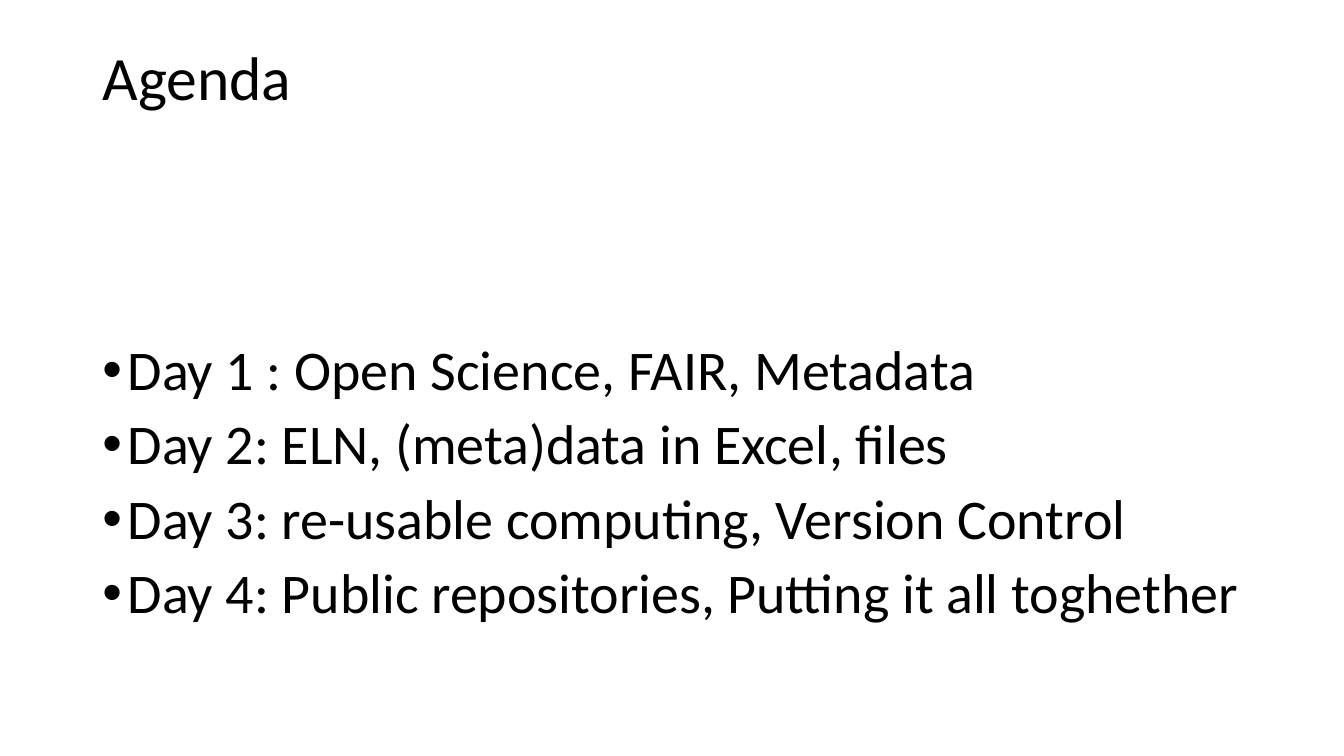
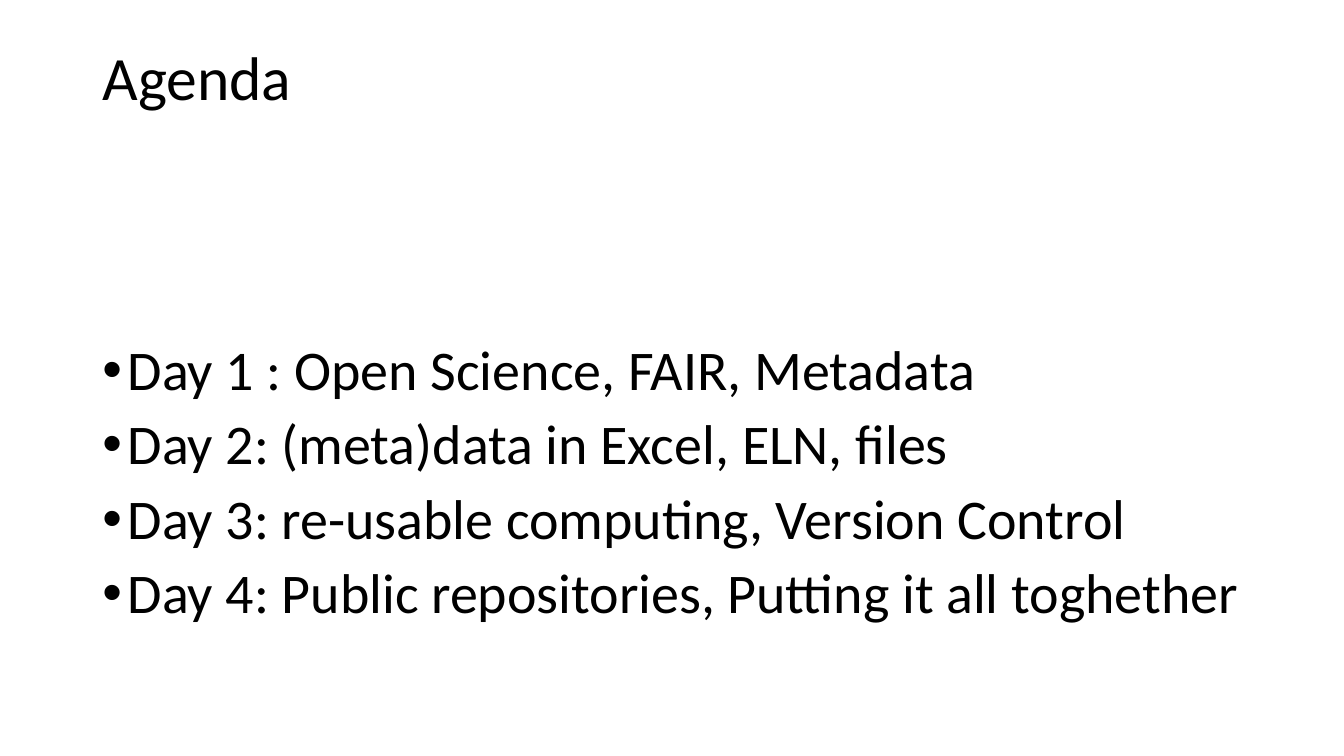
Before and after one commit to tobyhodges/solid-waddle, a slide deck: slide 5 of instructors/01_Wellcome_Episode.pptx. Drawn at 1344x756 pixels with LibreOffice and Linux fonts; fonts in the diff are those of the drawing. Boxes give left, top, right and bottom in pixels: in the first picture for what was removed or moved away, otherwise in the second. Text is boxed around its words. In the diff, an @@ line names an element or a change of style, - is before the commit and + after.

```diff
--- a/instructors/01_Wellcome_Episode.pptx
+++ b/instructors/01_Wellcome_Episode.pptx
@@ text at (x1=128, y1=423, x2=948, y2=473): text changed @@
-• Day 2: ELN, (meta)data in Excel, files
+• Day 2: (meta)data in Excel, ELN, files
```
Also in this commit, not shown: 1 other slide changed, 5 other files.
